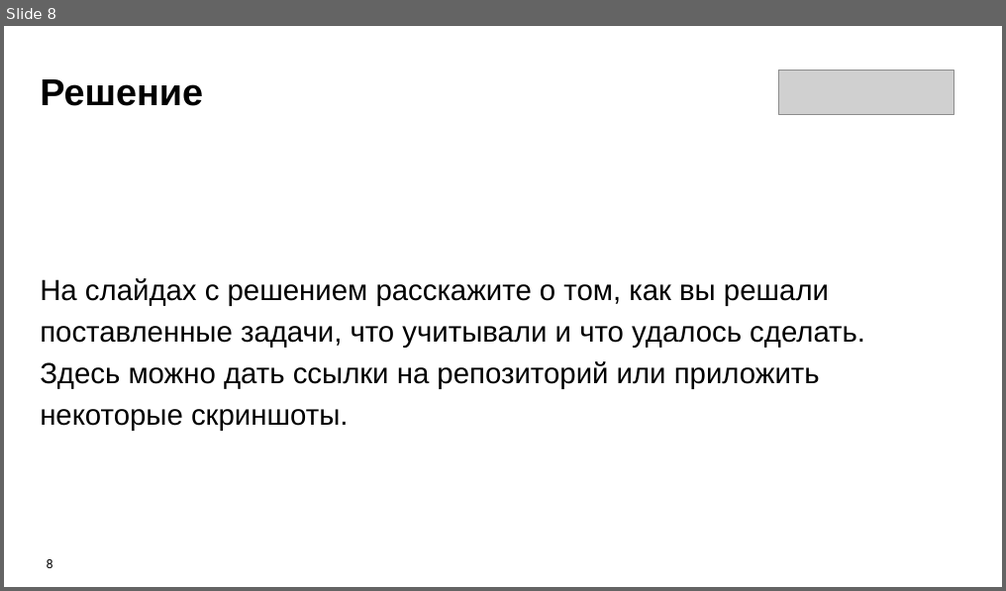
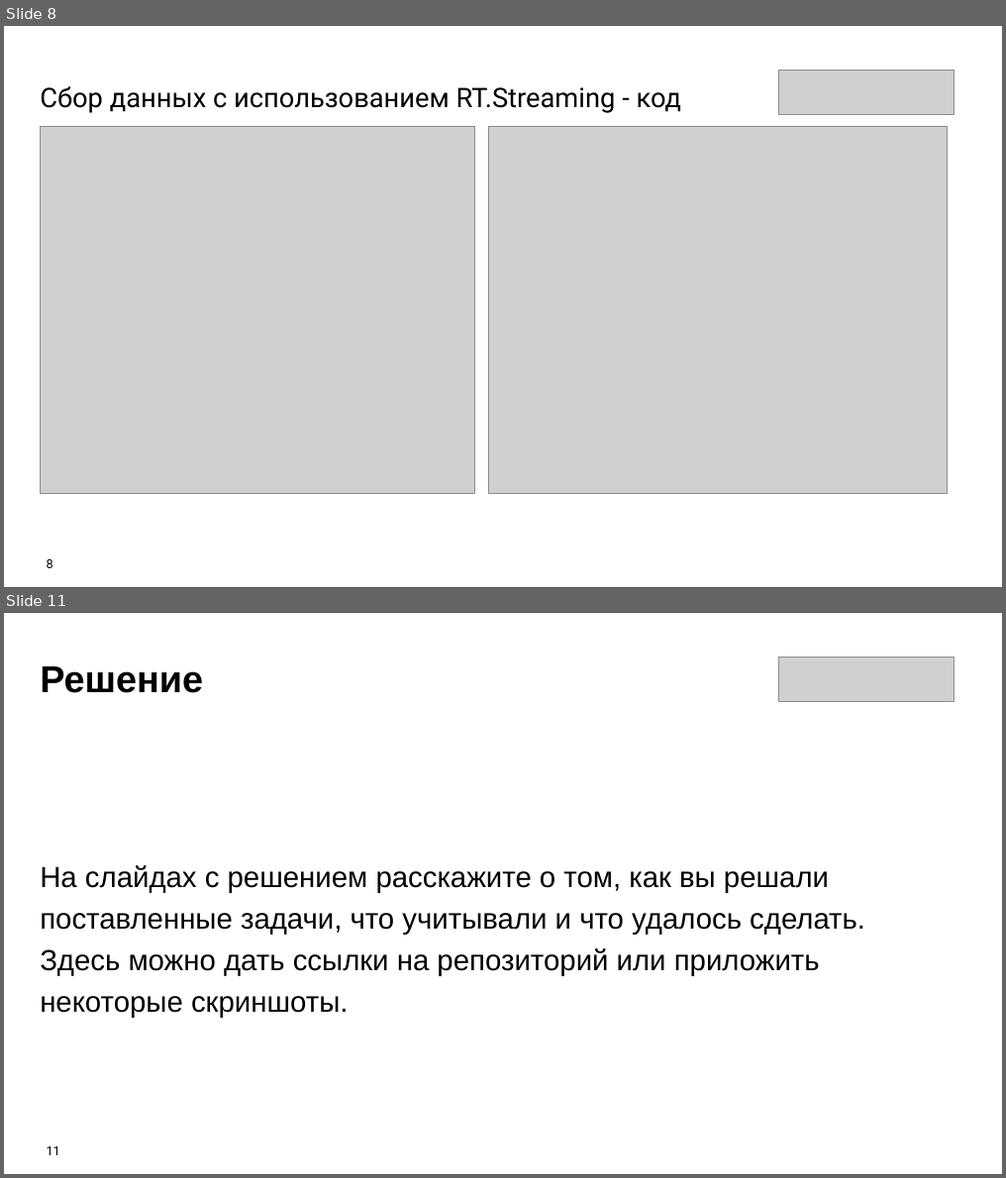
Before and after one commit to Olmeor/Data-engineer_Rostelecom_programming_school, a slide deck: Сertification/presentation.pptx. Shown one above the other, each under a label of ours: slide 8 before the commit, slides 8 and 11 after it; the slides between them are not shown. The pictures are 1006x591 and 1006x1178 pixels, drawn with LibreOffice and Linux fonts; fonts in the diff are those of the drawing; grey boxes stand for pictures. Boxes give left, top, right and bottom in pixels: in the first picture for what was removed or moved away, otherwise in the second. Text is boxed around its words. In the diff, an @@ line names an element or a change of style, - is before the commit and + after.

```diff
--- a/Сertification/presentation.pptx
+++ b/Сertification/presentation.pptx
@@ slide 8 added at [4, 26, 1002, 587], background #FFFFFF @@
@@ picture added at [779, 70, 953, 114] @@
@@ text added at [40, 86, 682, 113], 26 pt, text #000000 @@
+Сбор данных с использованием RT.Streaming - код
@@ picture added at [40, 126, 475, 493] @@
@@ picture added at [489, 126, 947, 493] @@
@@ page number added at [47, 560, 54, 569], 12 pt, text #000000 @@
+8
@@ what was slide 8 is now slide 11 @@
@@ page number at [47, 1147, 60, 1156]: text changed @@
-8
+11
```
Also in this commit, not shown: 2 slides changed, 2 other slides added.
